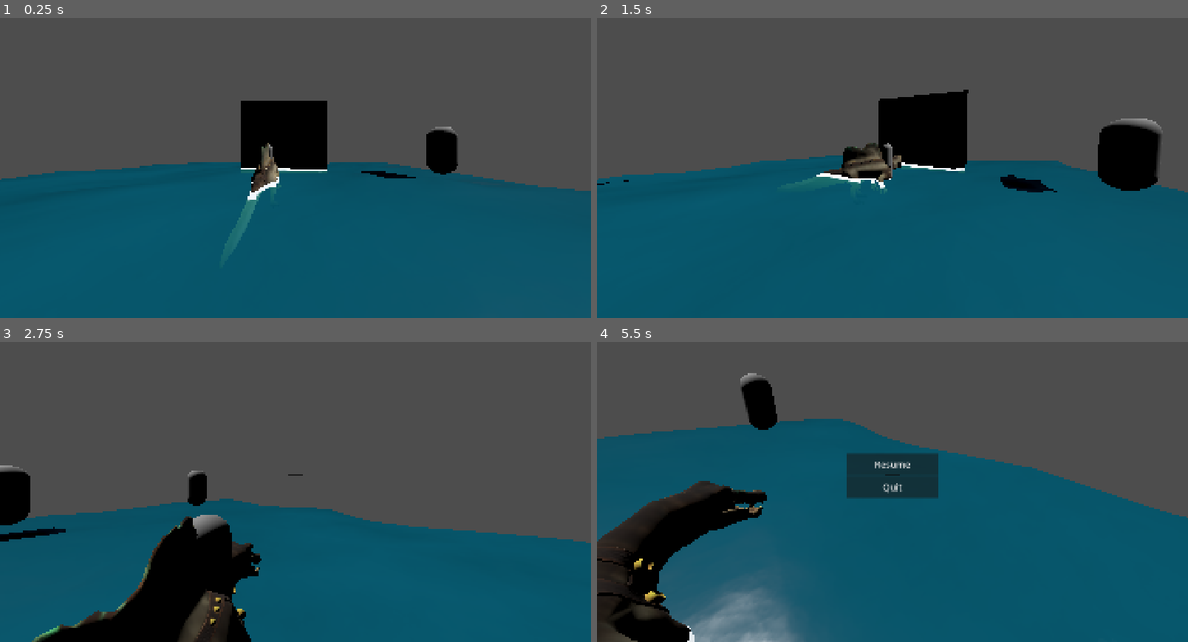
Above: before the commit, frames 1-4 (two rows, left to right).
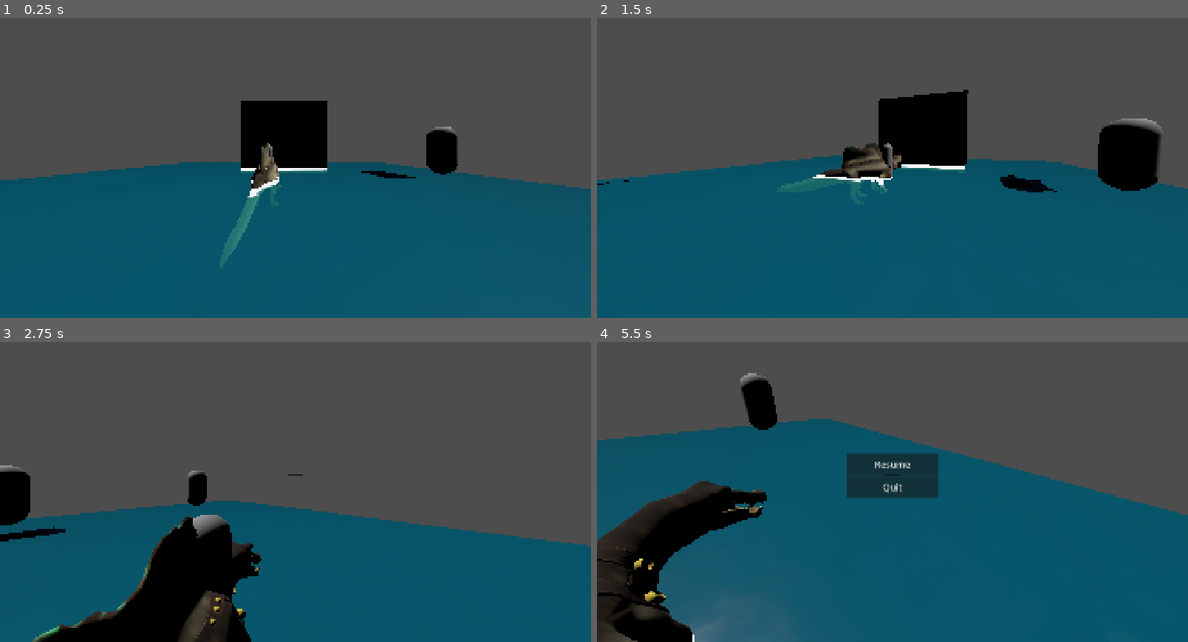
Above: after the commit, the same moments.

Repository: Project-Dino-Sunday-Studios/project-dino
Game: Godot game, scene res://main.tscn
Two runs of this game, one before a commit and one after it. Both use one fixed random seed, a clock stepped at 60 frames per second and the inputs below.
Inputs (mouse positions are in pixels of both pictures, inside the frame that each line leads up to):
- Up to frame 1 (0.25 s): no input
- Up to frame 2 (1.5 s): move the mouse to (1022, 135) at 0.52 s; hold D (move_right) 0.53-1.28 s; click (1022, 135) at 0.6 s; tap E (interact) at 0.8, 1.35 s; move the mouse to (774, 168) at 1.27 s; hold S (move_down) from 1.28 s (still down)
- Up to frame 3 (2.75 s): click (177, 492) at 1.55 s; move the mouse to (354, 402) at 2.02 s; release S (move_down) at 2.03 s; hold D (move_right) from 2.03 s (still down); right-click (354, 402) at 2.1 s; tap E (interact) at 2.3 s
- Up to frame 4 (5.5 s): move the mouse to (862, 543) at 2.77 s; release D (move_right) at 2.78 s; hold W (move_up) 2.78-3.53 s; click (862, 543) at 2.85 s; move the mouse to (1069, 525) at 3.52 s; hold A (move_left) 3.53-5.03 s; tap E (interact) at 3.6, 5.3 s; tap Escape (pause) at 4.15 s; move the mouse to (715, 426) at 4.27 s; tap Shift (sprint) at 4.35 s; click (715, 426) at 4.55 s; move the mouse to (922, 477) at 5.02 s; hold S (move_down) from 5.03 s (still down); click (922, 477) at 5.1 s

The runs differ from the first frame. In frame 1, 0.5% of the frame differs, in the area x 0-100%, y 48-62%; in frame 2, 0.5%; in frame 3, 0.5%; in frame 4, 3.2%, in the area x 0-100%, y 25-100%.

Commit message:
Creating explore scene

Diff:
--- a/godot/Shaders/Water/water_material.tres
+++ b/godot/Shaders/Water/water_material.tres
@@ -9,10 +9,10 @@
 shader = ExtResource("1_water")
 shader_parameter/shallow_color = Color(0.1882353, 0.6666667, 0.6313726, 0.7294118)
 shader_parameter/deep_color = Color(0.039215688, 0.37254903, 0.46666667, 0.9411765)
-shader_parameter/depth_distance = 1.00300004438262
+shader_parameter/depth_distance = 1.8800000860401203
 shader_parameter/foam_color = Color(0.96, 0.98, 1, 1)
 shader_parameter/foam_width = 0.38000001805
-shader_parameter/wave_height = 0.222000010545
+shader_parameter/wave_height = 0.00800000038
 shader_parameter/wave_length = 7.6470003394825
 shader_parameter/wave_speed = 0.13999999687072
 shader_parameter/normal_map_a = ExtResource("2_normal_a")
--- /dev/null
+++ b/godot/explore.tscn
@@ -0,0 +1,122 @@
+[gd_scene format=3 uid="uid://lw6q7qkjr2mi"]
+
+[ext_resource type="PackedScene" uid="uid://q8sl2hirbqma" path="res://Entities/player.tscn" id="1_fh8pw"]
+[ext_resource type="Material" uid="uid://vupq4xdw4cs4" path="res://Shaders/Water/water_material.tres" id="2_h3i4t"]
+[ext_resource type="Script" uid="uid://c2vjqxwnw6bol" path="res://Entities/EntityScripts/main_camera.gd" id="3_adj2x"]
+[ext_resource type="PackedScene" uid="uid://brbwwlx6gend3" path="res://Crosshair.tscn" id="4_1vg5q"]
+[ext_resource type="PackedScene" uid="uid://snbg7q6yiuf0" path="res://Entities/fish.tscn" id="5_o0wup"]
+[ext_resource type="PackedScene" uid="uid://4h0jdw3pir2i" path="res://Entities/NPC/NPC.tscn" id="6_u3nf3"]
+[ext_resource type="Texture2D" uid="uid://cunitwtuolxab" path="res://UI/Art/dodo transparent.png" id="7_slp6v"]
+[ext_resource type="Texture2D" uid="uid://c4ikewklamnyt" path="res://UI/Art/chef_background.png" id="8_cd0ni"]
+[ext_resource type="Texture2D" uid="uid://ccvvv7rnuix3n" path="res://UI/Art/fishmonger transparent.png" id="9_umyxl"]
+[ext_resource type="PackedScene" uid="uid://bcoygfjsmf7xe" path="res://UI/interaction-menu.tscn" id="10_rkjbj"]
+[ext_resource type="PackedScene" uid="uid://cutyhoopc3854" path="res://UI/GameplayInterface.tscn" id="11_5lt7j"]
+[ext_resource type="PackedScene" uid="uid://dds8r7b30ir8g" path="res://Utilities/pause_menu.tscn" id="12_44q20"]
+[ext_resource type="Texture2D" uid="uid://qv14lti4i3j2" path="res://Assets/map.png" id="13_h3i4t"]
+
+[sub_resource type="WorldBoundaryShape3D" id="WorldBoundaryShape3D_wnsl6"]
+
+[sub_resource type="PlaneMesh" id="PlaneMesh_wnsl6"]
+size = Vector2(20, 20)
+subdivide_width = 1000
+subdivide_depth = 1000
+
+[sub_resource type="BoxShape3D" id="BoxShape3D_yddjp"]
+size = Vector3(6, 5, 2)
+
+[sub_resource type="BoxMesh" id="BoxMesh_wnsl6"]
+size = Vector3(6, 5, 2)
+
+[sub_resource type="SphereShape3D" id="SphereShape3D_wnsl6"]
+
+[node name="Explore" type="Node3D" unique_id=319776061]
+
+[node name="Player2" parent="." unique_id=1369565701 node_paths=PackedStringArray("fishing_ray") instance=ExtResource("1_fh8pw")]
+transform = Transform3D(1, 0, 0, 0, 1, 0, 0, 0, 1, 0, -0.029289484, 0)
+collision_layer = 16
+collision_mask = 0
+fishing_ray = NodePath("../Camera3D/RayCast3D")
+
+[node name="IKHeadRotationPivot" parent="Player2/Model" parent_id_path=PackedInt32Array(1369565701, 1177248948) index="8" unique_id=370335595 node_paths=PackedStringArray("game_camera")]
+game_camera = NodePath("../../../Camera3D")
+
+[node name="DirectionalLight3D" type="DirectionalLight3D" parent="." unique_id=1200258929]
+transform = Transform3D(0.8111676, 0.29398134, -0.50555134, 0.3692672, 0.41286156, 0.8325786, 0.45348525, -0.8620443, 0.22634225, -6.400569, 5.9331646, 4.17482)
+
+[node name="StaticBody3D" type="StaticBody3D" parent="." unique_id=2072668047]
+
+[node name="CollisionShape3D" type="CollisionShape3D" parent="StaticBody3D" unique_id=424144209]
+shape = SubResource("WorldBoundaryShape3D_wnsl6")
+
+[node name="MeshInstance3D" type="MeshInstance3D" parent="StaticBody3D" unique_id=1110501818]
+transform = Transform3D(18.707706, 0, 0, 0, 18.707706, 0, 0, 0, 18.707706, -17.467329, -0.14103818, -36.826317)
+material_override = ExtResource("2_h3i4t")
+mesh = SubResource("PlaneMesh_wnsl6")
+
+[node name="Camera3D" type="Camera3D" parent="." unique_id=251754734 node_paths=PackedStringArray("main_camera", "attached_camera_pivot", "attached_camera_location", "detached_camera_pivot", "detached_camera_location", "fishing_camera_location", "fishing_ray", "crosshair")]
+transform = Transform3D(1, 0, 0, 0, 1, 0, 0, 0, 1, 0, 1.2962601, 4.17482)
+fov = 90.0
+script = ExtResource("3_adj2x")
+main_camera = NodePath(".")
+attached_camera_pivot = NodePath("../Player2/Model/AttachedCameraPivot")
+attached_camera_location = NodePath("../Player2/Model/AttachedCameraPivot/AttachedCameraLocation")
+detached_camera_pivot = NodePath("../Player2/DetachedCameraPivot")
+detached_camera_location = NodePath("../Player2/DetachedCameraPivot/SpringArm3D/DetachedCameraLocation")
+fishing_camera_location = NodePath("../Player2/Model/FishingCameraLocation")
+fishing_ray = NodePath("RayCast3D")
+crosshair = NodePath("Crosshair/CenterContainer")
+
+[node name="RayCast3D" type="RayCast3D" parent="Camera3D" unique_id=1579200859]
+target_position = Vector3(0, 0, -20)
+collision_mask = 9
+collide_with_areas = true
+
+[node name="Crosshair" parent="Camera3D" unique_id=768079159 instance=ExtResource("4_1vg5q")]
+
+[node name="Main" type="Node3D" parent="." unique_id=1088817240]
+
+[node name="Wall" type="StaticBody3D" parent="." unique_id=1134548507]
+transform = Transform3D(1, 0, 0, 0, 1, 0, 0, 0, 1, -0.5, 2, 5.5)
+
+[node name="CollisionShape3D" type="CollisionShape3D" parent="Wall" unique_id=429534653]
+shape = SubResource("BoxShape3D_yddjp")
+
+[node name="MeshInstance3D" type="MeshInstance3D" parent="Wall" unique_id=117726257]
+mesh = SubResource("BoxMesh_wnsl6")
+
+[node name="Fish" parent="." unique_id=1762001001 instance=ExtResource("5_o0wup")]
+transform = Transform3D(1, 0, 0, 0, 1, 0, 0, 0, 1, -5, 0.045309246, 0)
+
+[node name="Fish2" parent="." unique_id=2110615037 instance=ExtResource("5_o0wup")]
+transform = Transform3D(1, 0, 0, 0, 1, 0, 0, 0, 1, 7.4143867, 0.045308292, -6.050464)
+
+[node name="Area3D" type="Area3D" parent="." unique_id=381503828]
+collision_layer = 0
+collision_mask = 16
+
+[node name="CollisionShape3D" type="CollisionShape3D" parent="Area3D" unique_id=443746452]
+shape = SubResource("SphereShape3D_wnsl6")
+
+[node name="Npc" parent="." unique_id=833796758 instance=ExtResource("6_u3nf3")]
+transform = Transform3D(1, 0, 0, 0, 1, 0, 0, 0, 1, -7.3935995, 0, 0)
+character_name = "Dodo Farmer"
+character_sprite = ExtResource("7_slp6v")
+background_sprite = ExtResource("8_cd0ni")
+
+[node name="Npc2" parent="." unique_id=525867179 instance=ExtResource("6_u3nf3")]
+transform = Transform3D(1, 0, 0, 0, 1, 0, 0, 0, 1, -7.3935995, 0, -6.3838344)
+character_name = "Fishmonger"
+character_sprite = ExtResource("9_umyxl")
+
+[node name="InteractionMenu" parent="." unique_id=2017595401 instance=ExtResource("10_rkjbj")]
+
+[node name="GameplayInterface" parent="." unique_id=1194949549 instance=ExtResource("11_5lt7j")]
+
+[node name="PauseMenu" parent="." unique_id=582052061 instance=ExtResource("12_44q20")]
+
+[node name="Sprite3D" type="Sprite3D" parent="." unique_id=1596978901]
+transform = Transform3D(12.71, 0, 0, 0, -5.555718e-07, 12.71, 0, -12.71, -5.555718e-07, -16.481491, -9.140717, -37.794174)
+texture = ExtResource("13_h3i4t")
+
+[editable path="Player2"]
+[editable path="Camera3D/Crosshair"]
Not shown, added: godot/Assets/map.png.import
Not shown, added: godot/Assets/map.png
